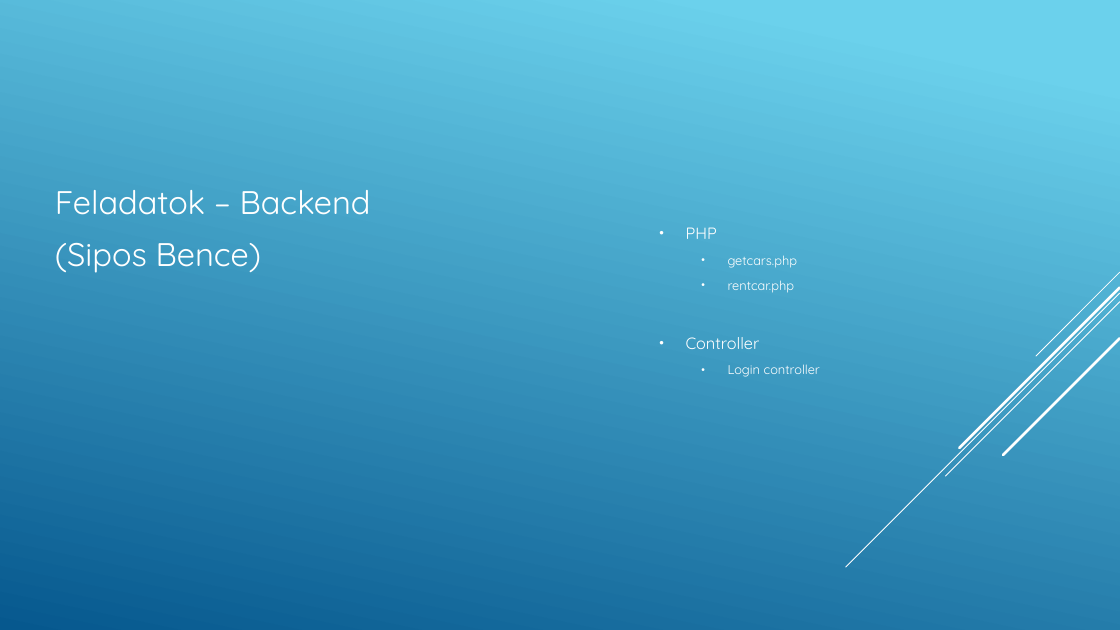
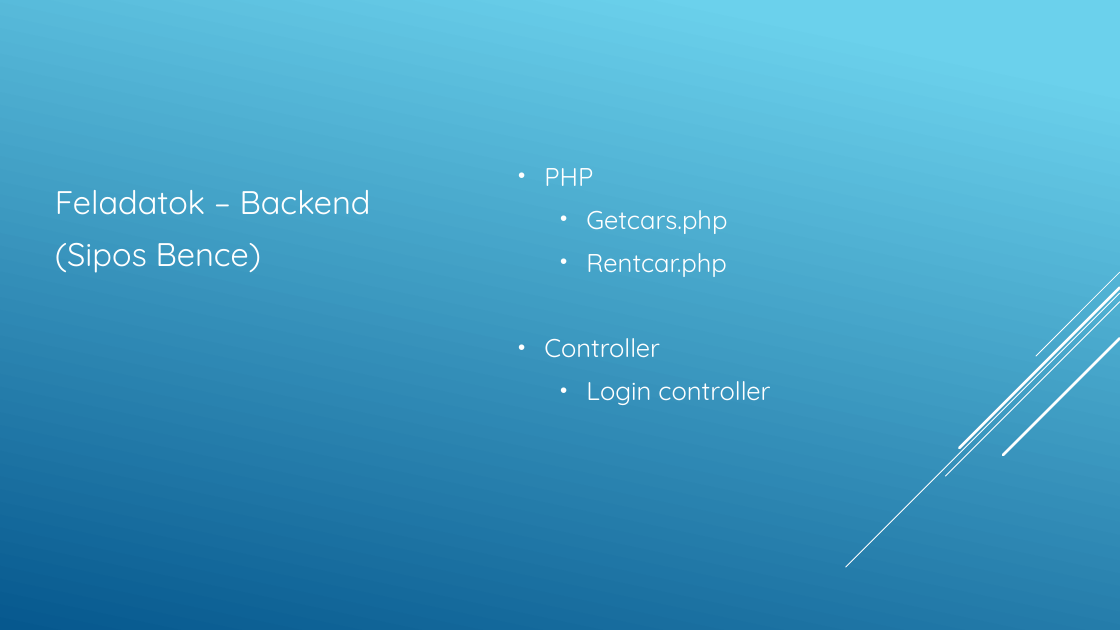
Before and after one commit to csokyS/LuxCar, a slide deck: slide 14 of docs/LuxCar.pptx (slide 11 before the commit). Drawn at 1120x630 pixels with LibreOffice and Linux fonts; fonts in the diff are those of the drawing. Boxes give left, top, right and bottom in pixels: in the first picture for what was removed or moved away, otherwise in the second. Text is boxed around its words. In the diff, an @@ line names an element or a change of style, - is before the commit and + after.

```diff
--- a/docs/LuxCar.pptx
+++ b/docs/LuxCar.pptx
@@ text "PHP": place and size @@
-text "PHP" at [686, 227, 820, 377]
+text "PHP" at [544, 168, 770, 405]
@@ text at [544, 168, 770, 405]: size 14 to 22 pt in "PHP", "Controller"; size 11 to 22 pt in "Login controller"; more space between paragraphs @@
@@ text at [586, 210, 727, 277]: text changed; size 11 to 22 pt @@
-  • getcars.php
-  • rentcar.php
+  • Getcars.php
+  • Rentcar.php
```
Also in this commit, not shown: 19 other slides changed, 1 slide added, 1 slide removed, 1 other file.
